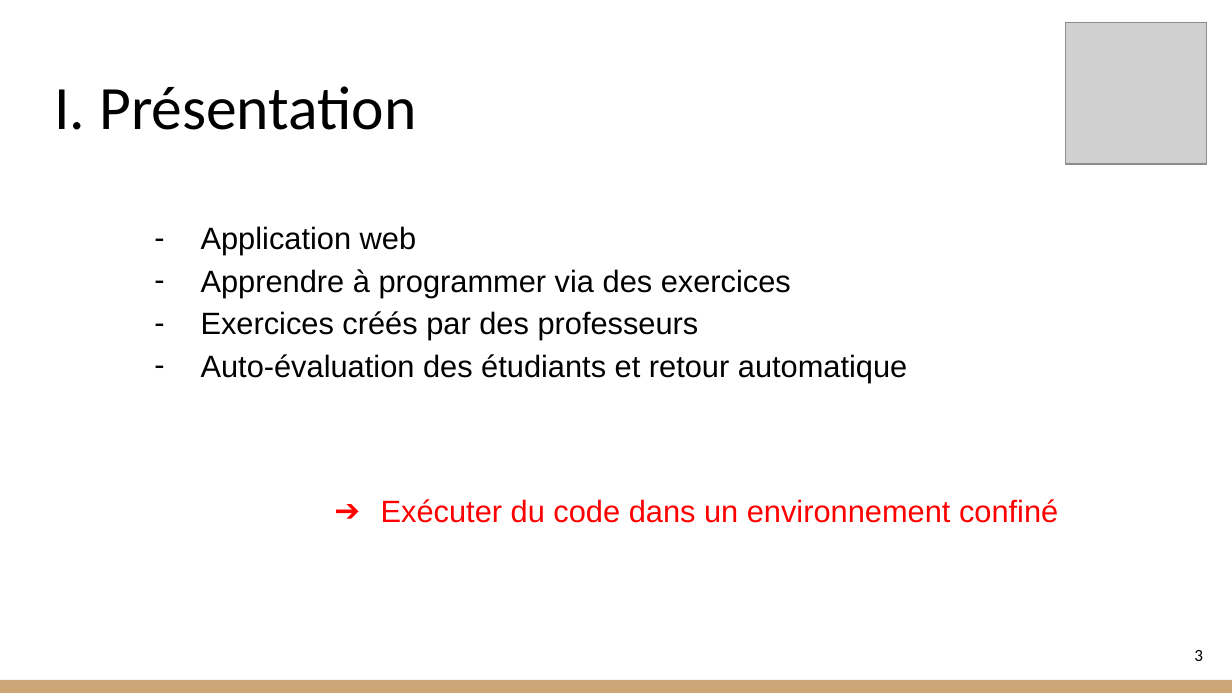
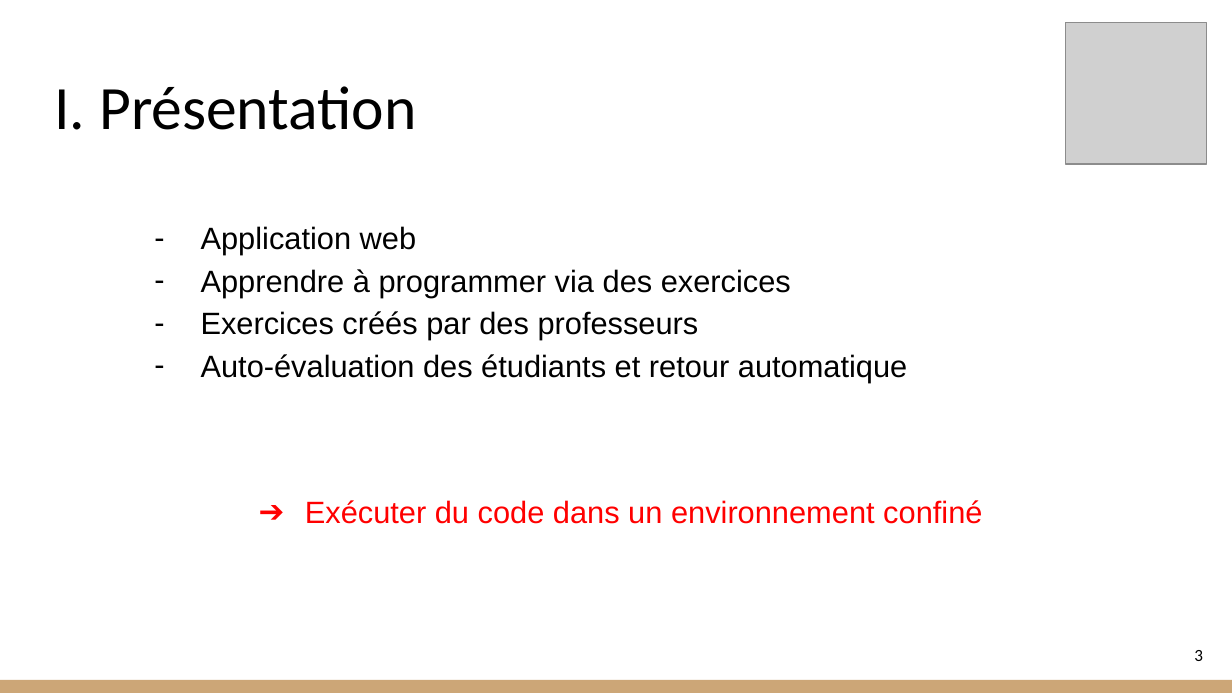
Before and after one commit to RohrbacherLeon/coditor, a slide deck: slide 3 of doc/Presentation_conception.pptx. Drawn at 1232x693 pixels with LibreOffice and Linux fonts; fonts in the diff are those of the drawing; grey boxes stand for pictures. Boxes give left, top, right and bottom in pixels: in the first picture for what was removed or moved away, otherwise in the second. Text is boxed around its words. In the diff, an @@ line names an element or a change of style, - is before the commit and + after.

```diff
--- a/doc/Presentation_conception.pptx
+++ b/doc/Presentation_conception.pptx
@@ text "Exécuter du code dans un ...": place and size @@
-text "Exécuter du code dans un ..." at (381,499,1058,523)
+text "Exécuter du code dans un ..." at (305,500,982,524)
```
Also in this commit, not shown: 1 other slide changed, 3 slides added, 9 slides removed, 10 other files.
